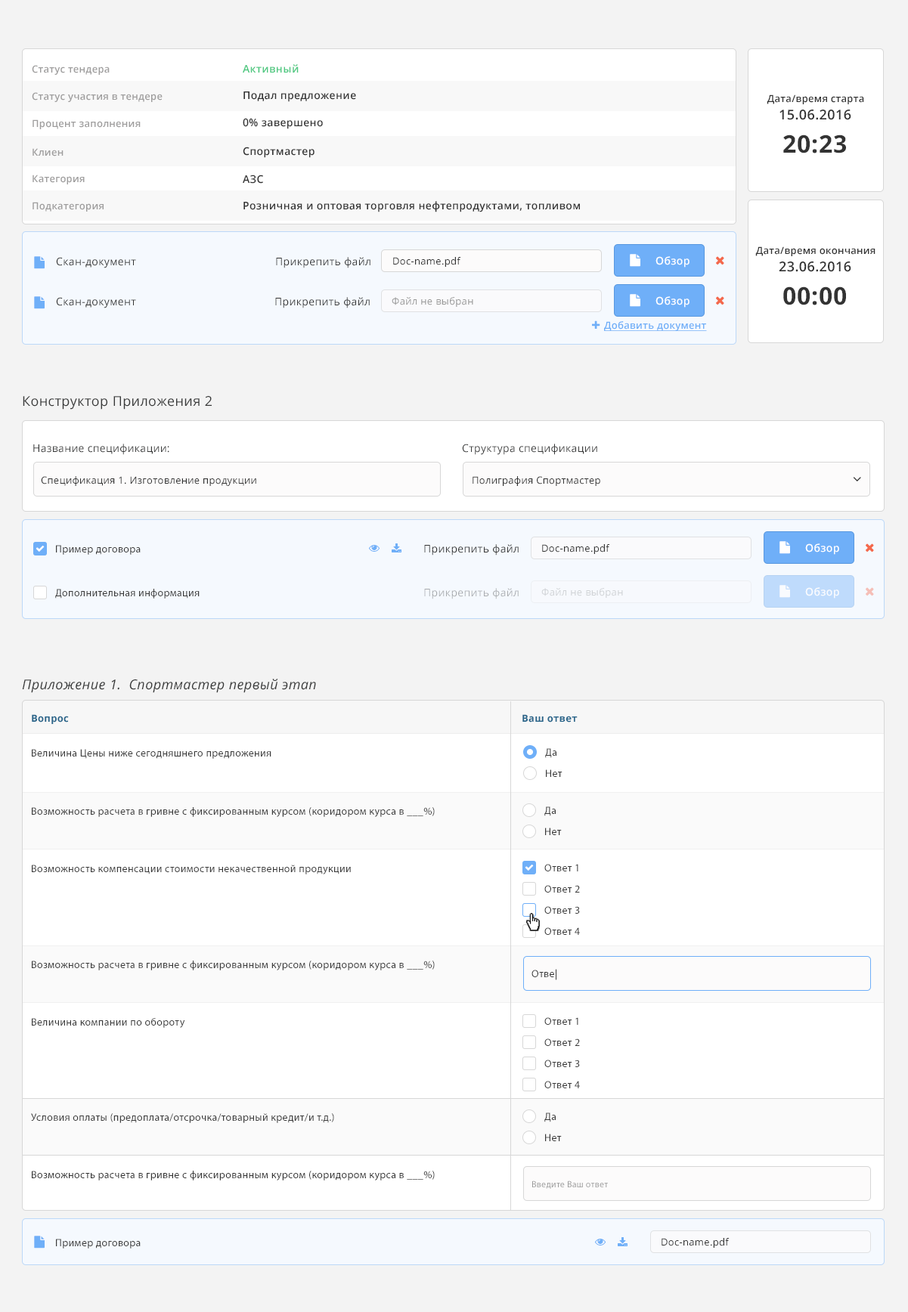
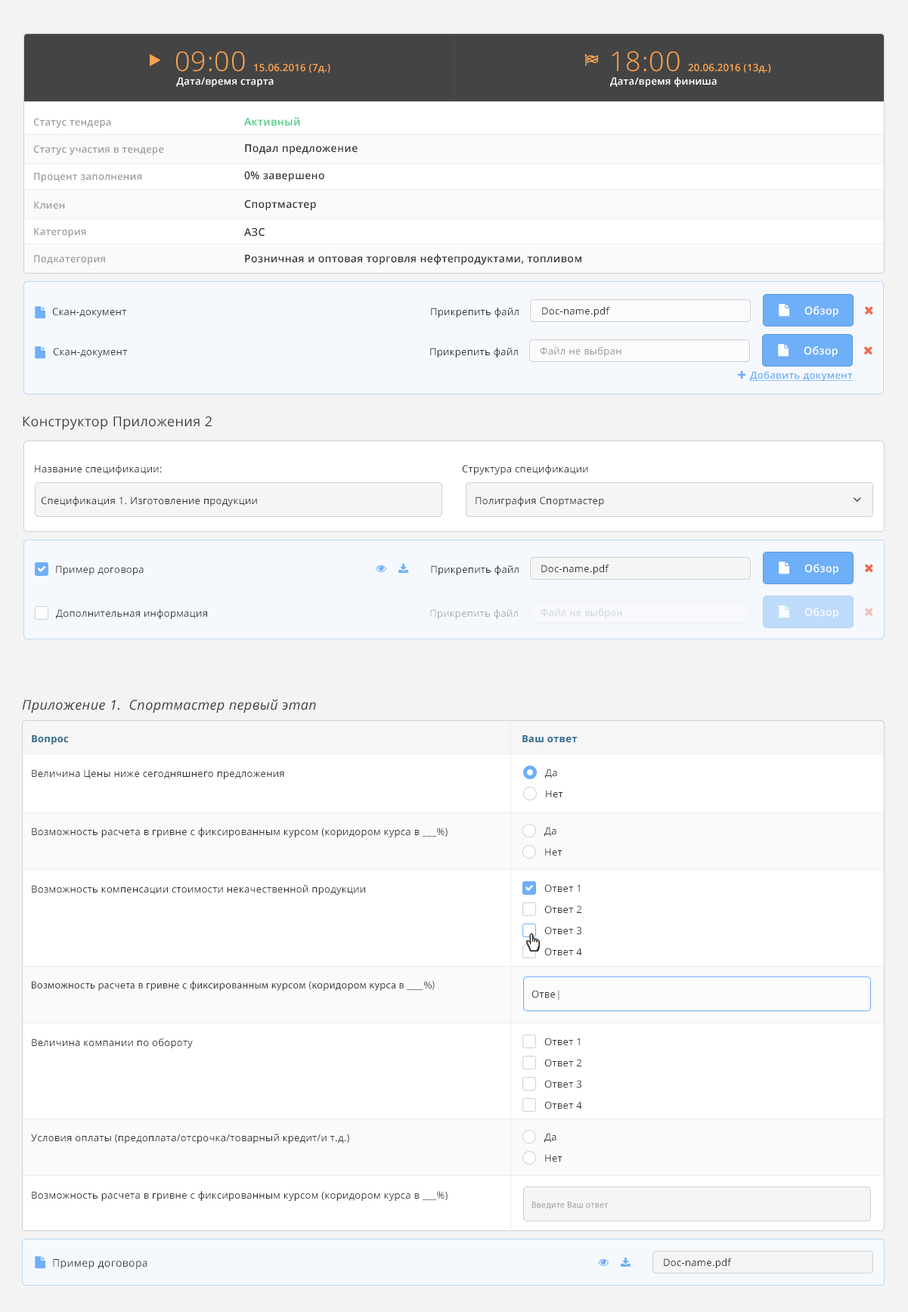
Revision of a layered 908 x 1312 image; what changed, layer by layer:
added group "3 table+doc" with 68 layers above "2 constr+doc" over (21, 699, 885, 1286)
removed group "1" (1st of 2) (57 layers) over (21, 699, 885, 1211)
moved "Rounded Rectangle 6 copy" (1st of 2, in "3 table+doc") into group "3 table+doc", painted on it over (21, 699, 885, 1232)
added group "2 constr+doc" with 37 layers above "1 info+doc" over (22, 416, 885, 640)
removed group "спец 1" (42 layers) over (21, 420, 885, 620)
moved "Rounded Rectangle 6 copy 2" (1st of 2, in "2 constr+doc") into group "2 constr+doc", painted on it over (21, 420, 885, 533)
added group "doc" (2nd of 3, in "2 constr+doc") with 27 layers in group "2 constr+doc" over (23, 539, 885, 640)
moved "button save document" into group "doc" over (33, 531, 874, 629)
moved "Rounded Rectangle 6 copy 3" into group "doc", painted on it over (21, 519, 885, 640)
added group "1 info+doc" with 75 layers above "Layer 1" over (21, 33, 885, 395)
moved "time" into group "1 info+doc" over (80, 34, 884, 344)
moved (unnamed layer) (7th of 13, in "1 info+doc" › "time" › "2" › "finished") into group "finished", painted on it over (584, 53, 809, 555)
renamed "20:23" to "09:00", moved it into group "start", painted on it over (107, 51, 846, 154)
removed group "info" (41 layers) over (21, 48, 745, 345)
moved "Rectangle 13 copy 4" into group "1 info+doc", painted on it over (21, 190, 885, 274)
moved "Rectangle 13 copy 2" into group "1 info+doc", painted on it over (21, 80, 885, 165)
moved "Rounded Rectangle 6 copy 2" (2nd of 2, in "1 info+doc") into group "1 info+doc", painted on it over (21, 33, 885, 274)
added group "doc" (3rd of 3, in "1 info+doc") with 25 layers in group "1 info+doc" over (23, 281, 884, 395)
moved "Rounded Rectangle 6 copy" (2nd of 2, in "1 info+doc" › "doc") into group "doc", painted on it over (21, 231, 884, 395)
…and 149 more changes (11 added, 49 moved_by, 3 opacity, 72 painted, 6 removed, 5 renamed, 44 stack)
